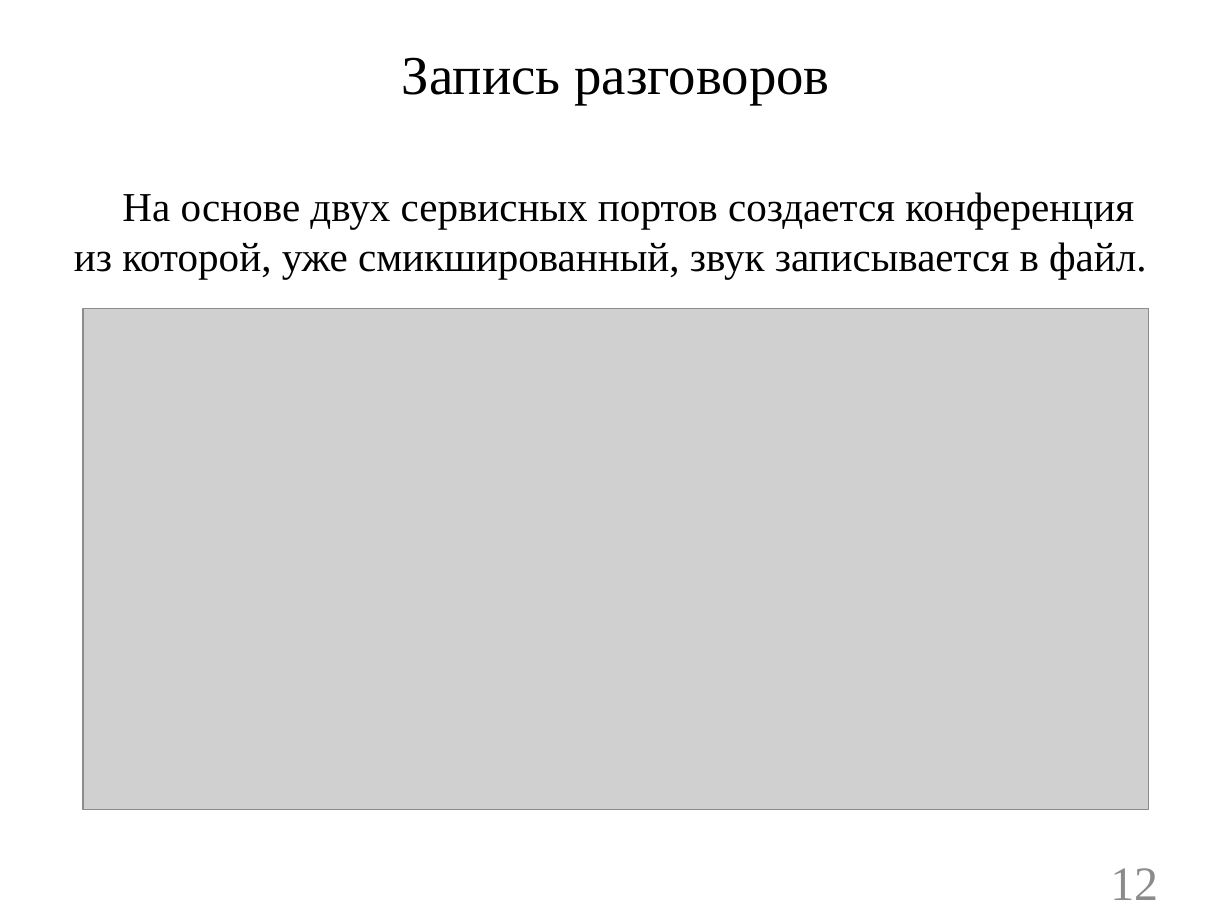
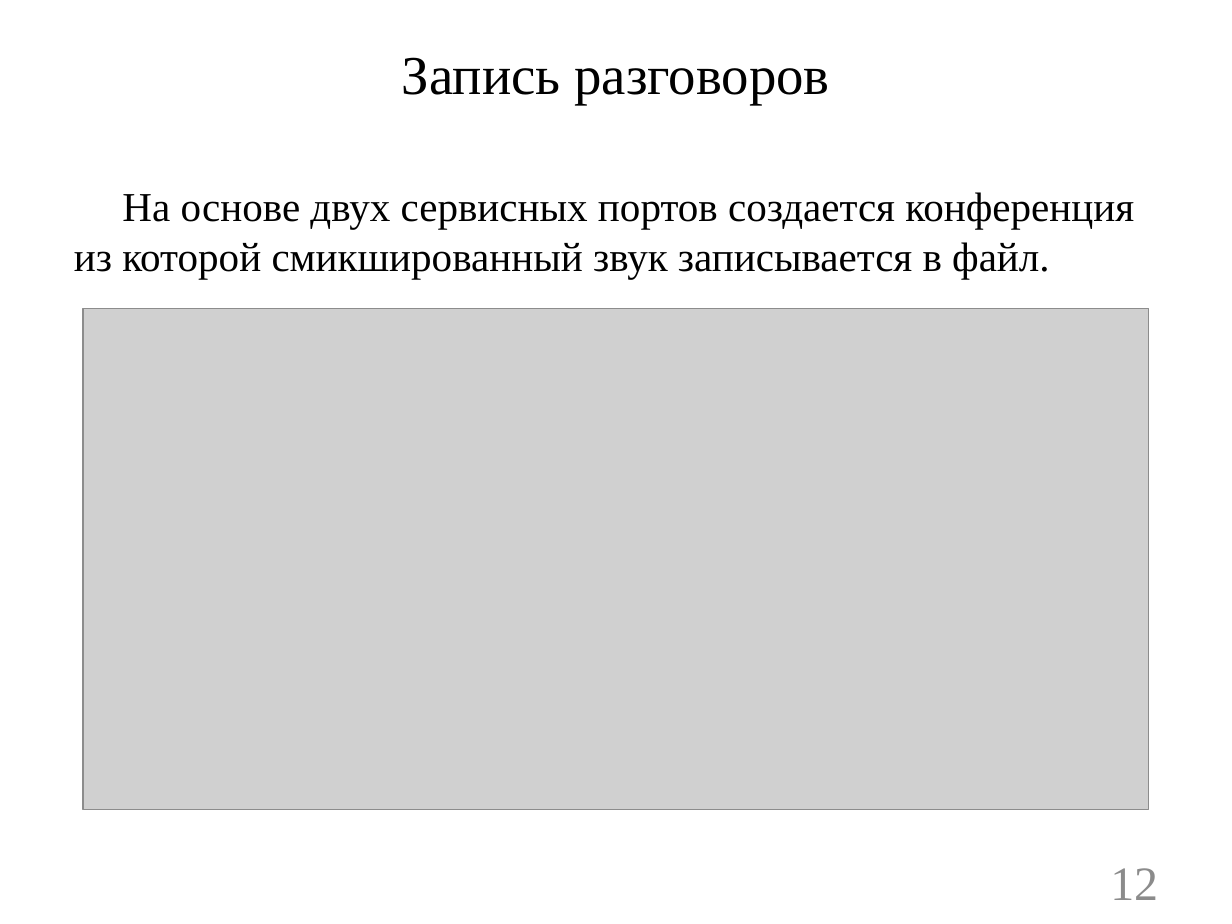
Before and after one commit to ALeschev/tunel, a slide deck: slide 12 of sibsutis/2015/dpl/DPL_pres.pptx. Drawn at 1232x924 pixels with LibreOffice and Linux fonts; fonts in the diff are those of the drawing; grey boxes stand for pictures; background and template pictures are left out. Boxes give left, top, right and bottom in pixels: in the first picture for what was removed or moved away, otherwise in the second. Text is boxed around its words. In the diff, an @@ line names an element or a change of style, - is before the commit and + after.

```diff
--- a/sibsutis/2015/dpl/DPL_pres.pptx
+++ b/sibsutis/2015/dpl/DPL_pres.pptx
@@ text at box(74, 192, 1134, 278): text changed @@
-На основе двух сервисных портов создается конференция из которой, уже смикшированный, звук записывается в файл.
+На основе двух сервисных портов создается конференция из которой смикшированный звук записывается в файл.
```
Also in this commit, not shown: 7 other slides changed, 5 other files.
